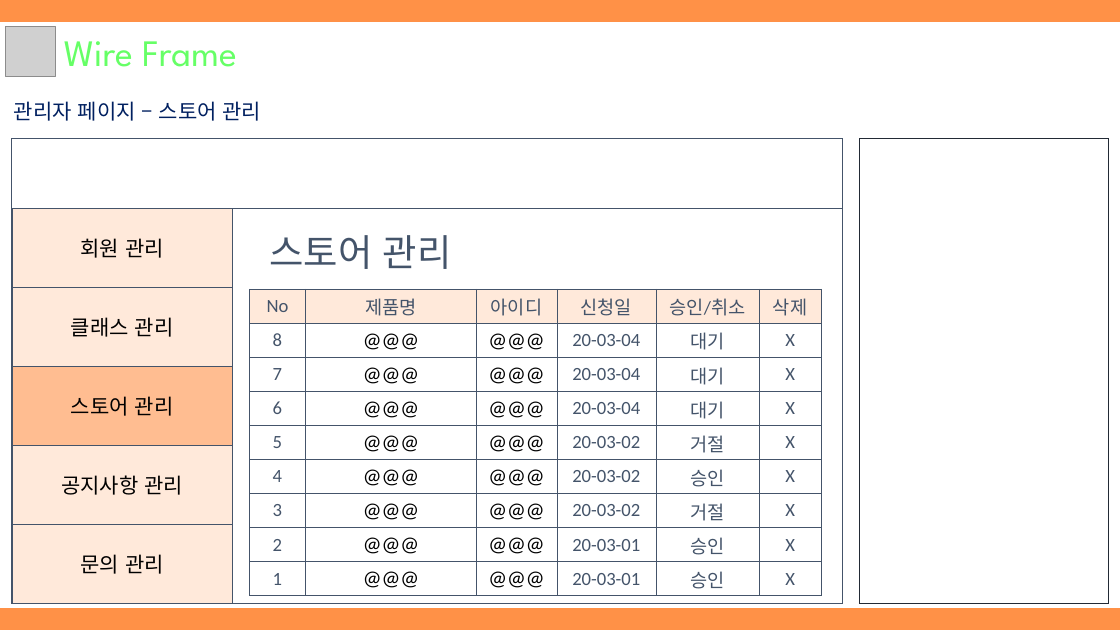
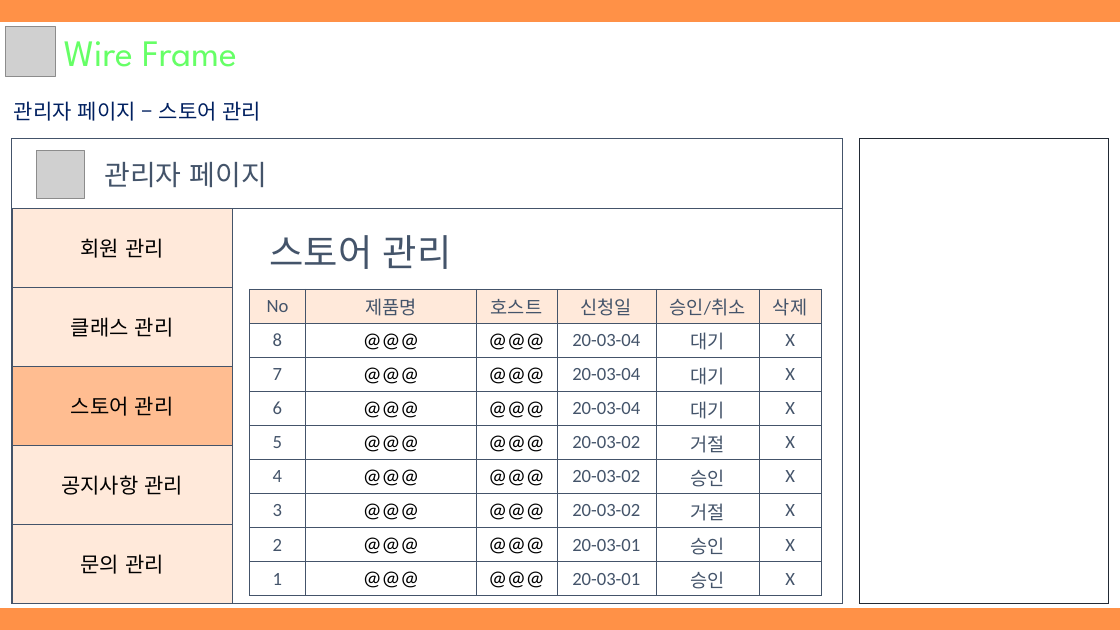
Before and after one commit to hhsw07/ezen-academy-projects, a slide deck: slide 50 of WebContent/hsw/3조 원데이클래스_hsw.pptx (slide 19 before the commit). Drawn at 1120x630 pixels with LibreOffice and Linux fonts; fonts in the diff are those of the drawing; grey boxes stand for pictures. Boxes give left, top, right and bottom in pixels: in the first picture for what was removed or moved away, otherwise in the second. Text is boxed around its words. In the diff, an @@ line names an element or a change of style, - is before the commit and + after.

```diff
--- a/WebContent/hsw/3조 원데이클래스_hsw.pptx
+++ b/WebContent/hsw/3조 원데이클래스_hsw.pptx
@@ picture added at bbox=[37, 151, 85, 199] @@
@@ text added at bbox=[104, 162, 266, 188], 24 pt, text #44546A @@
+관리자 페이지
@@ table at bbox=[250, 289, 821, 596] @@
-row 1, column 3: 아이디
+row 1, column 3: 호스트
```
Also in this commit, not shown: 20 other slides changed, 33 slides added, 1 slide removed, 2 other files.
